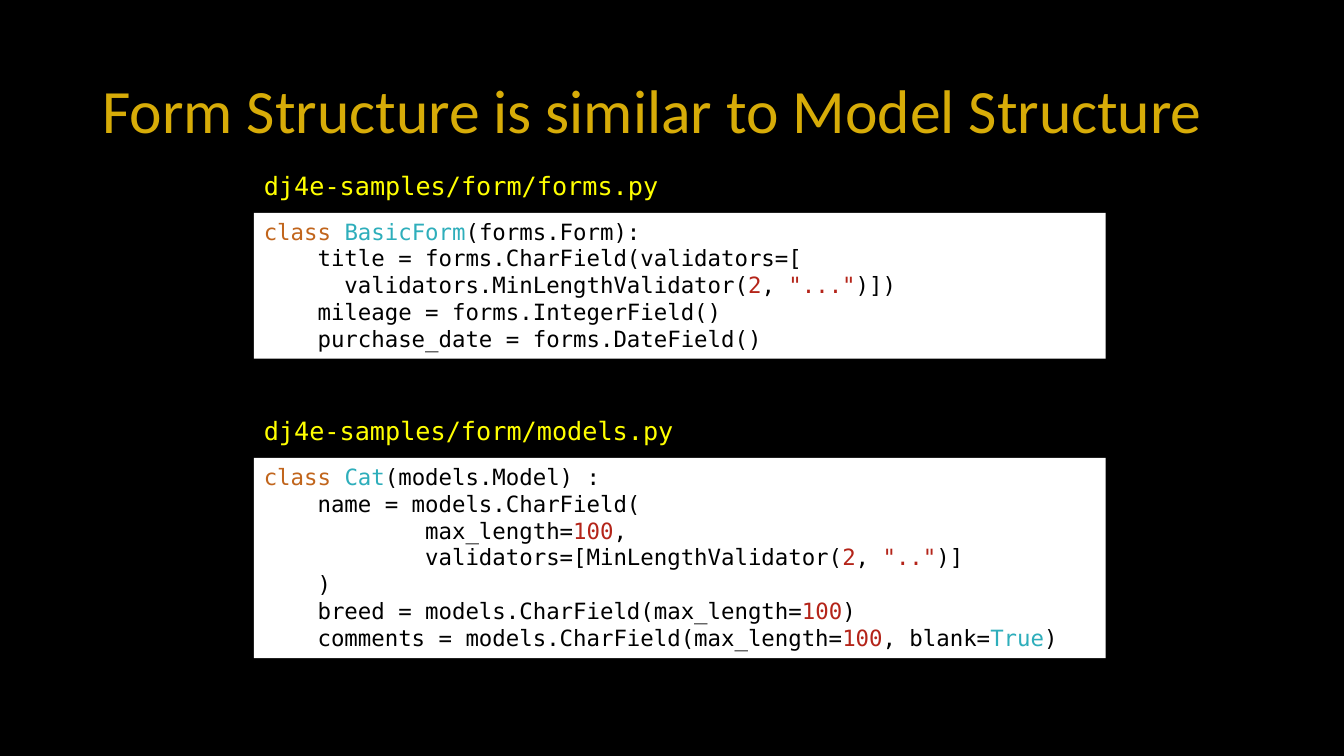
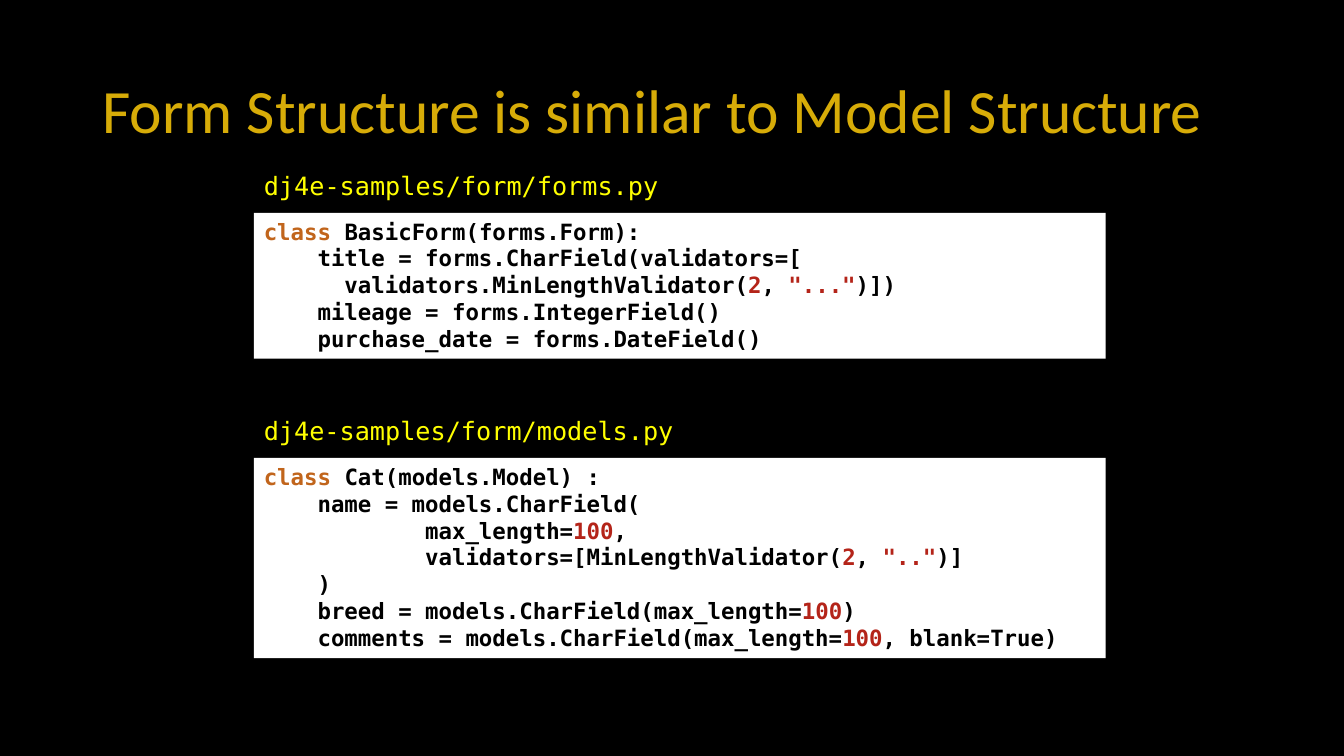
Before and after one commit to csev/dj4e, a slide deck: slide 23 of lectures/DJ-11-Forms-Django.pptx. Drawn at 1344x756 pixels with LibreOffice and Linux fonts; fonts in the diff are those of the drawing. Boxes give left, top, right and bottom in pixels: in the first picture for what was removed or moved away, otherwise in the second. Text is boxed around its words. In the diff, an @@ line names an element or a change of style, - is before the commit and + after.

```diff
--- a/lectures/DJ-11-Forms-Django.pptx
+++ b/lectures/DJ-11-Forms-Django.pptx
@@ rectangle "class BasicForm(forms.Form):" at (x1=254, y1=213, x2=1106, y2=359): text colour #2EAEBB to #000000 in "BasicForm(forms.Form):"; bold on @@
@@ rectangle "class Cat(models.Model) :" at (x1=254, y1=458, x2=1106, y2=658): text colour #2EAEBB to #000000 in "Cat(models.Model)", "blank=True)"; bold on @@
```
Also in this commit, not shown: 18 other slides changed, 5 other files.
